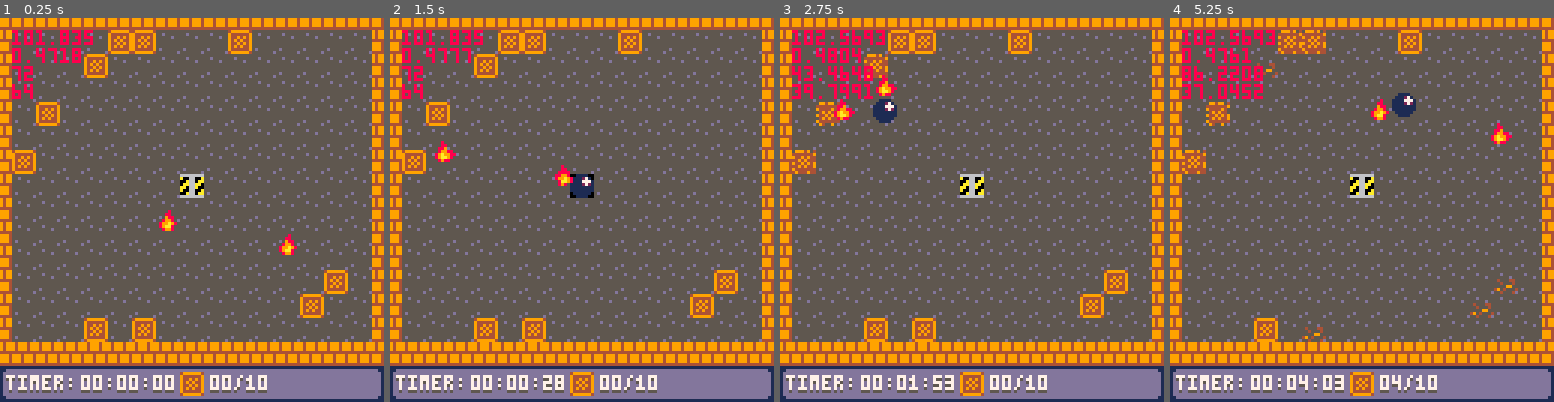
Above: before the commit, frames 1-4 (left to right).
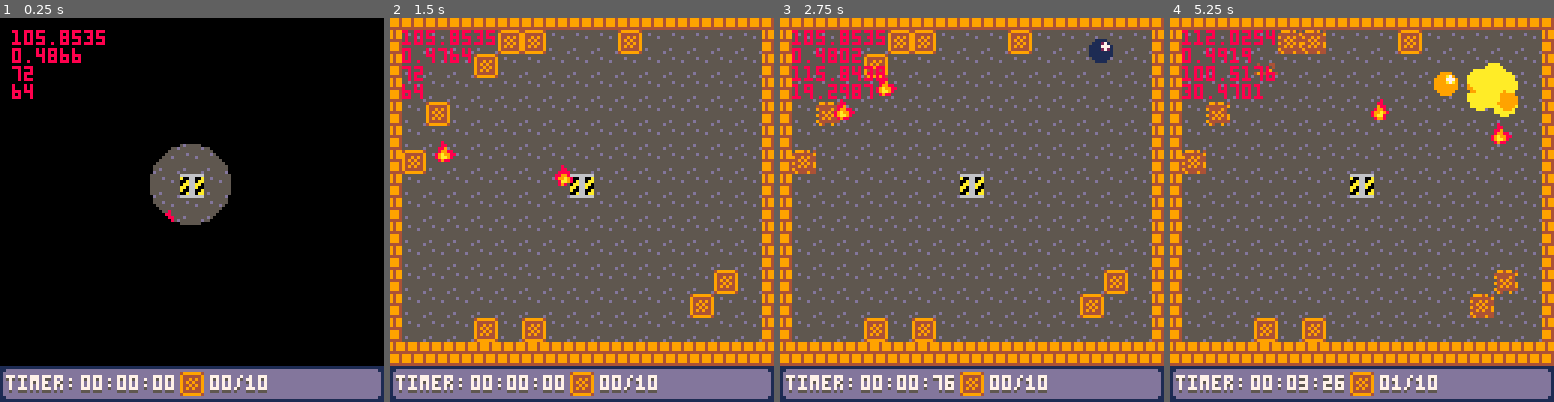
Above: after the commit, the same moments.

Repository: SHKBRD/P8CrateBall
Game: PICO-8 cartridge balltest24.p8
The game is run twice, just before and just after one commit, with the same random seed, the same clock (stepped at 60 frames per second) and the same inputs.
Inputs:
- Up to frame 1 (0.25 s): no input
- Up to frame 2 (1.5 s): tap X (X key) at 0.33, 1.07 s; tap O (Z key) at 0.7 s
- Up to frame 3 (2.75 s): hold Right 1.6-2.1 s; tap O (Z key) at 1.7, 2.1, 2.5 s; tap X (X key) at 1.85 s; hold Up 2.15-2.42 s; hold Right from 2.47 s (still down)
- Up to frame 4 (5.25 s): tap O (Z key) every 0.4 s from 2.9 to 4.9 s; tap X (X key) at 2.97, 4.08, 5.2 s; release Right at 3.03 s; hold Left 3.08-3.58 s; hold Down 3.63-3.97 s; hold Right 4.02-4.68 s; hold Up 4.73-5.03 s; hold Left from 5.08 s (still down)

The runs differ from the first frame. In frame 1, 86% of the frame differs, in the area x 0-100%, y 0-91%; in frame 2, 0.6%; in frame 3, 1.4%; in frame 4, 4.0%.

Commit message:
add transition logic and drawing

Diff:
--- a/balltest24.p8
+++ b/balltest24.p8
@@ -84,10 +84,13 @@
 	--gamestate
 	floor_level = 1
 	floor_won = false
-	play_state = 1
+	play_state = 0
 	cratesbroken = 0
 	cratestotal = 10
 	leave_state = 1
+
+	loadincool = 0
+	loadoutcool = 0
 
 	--trapdoor
 	trpdrx = 0
@@ -361,6 +364,14 @@
 
 end
 
+function loadin_floor_tick()
+	loadincool += 0.0055
+	if loadincool >= 0.25 then
+		loacincool = 0.25
+		play_state = 1
+	end
+end
+
 function start_floor_tick()
 	trpcooldown -= 1
 	if trpcooldown <= 0 then
@@ -429,12 +440,18 @@
 
 	]]
 	elseif leave_state == 4 then
-
+		loadoutcool += 0.0055
+		if loadoutcool >= 0.25 then
+			loacoutcool = 0.25
+			play_state = 5
+		end
 	end
 end
 
 function level_state_process()
-	if play_state == 1 then
+	if play_state == 0 then
+		loadin_floor_tick()
+	elseif play_state == 1 then
 		start_floor_tick()
 	elseif play_state == 2 then
 		playing_floor_tick()
@@ -495,6 +512,15 @@
  end
 end
 
+function draw_transition_elements()
+ poke(0x5f34,0x2)
+ if play_state == 0 then
+	 circfill(75.5, 67.5, 89-cos(loadincool)*89, 0|0x1800)
+	elseif play_state >= 4 then
+		circfill(75.5, 67.5, 88+sin(loadoutcool)*89, 0|0x1800)
+	end
+end
+
 function _draw()
  cls(0)
 
@@ -505,7 +531,7 @@
 
  map(0, 0, 0, 0, 18, 18)
 
-	p_under = play_state == 1 and trpdrx<4
+	p_under = play_state <= 1 and trpdrx<4
 
  if p_under or leave_state >= 3 then
  	draw_players()
@@ -518,8 +544,10 @@
  	draw_trapdoor()
  	draw_players()
  end
-
 	draw_actors()
+
+	draw_transition_elements()
+
  draw_hud()
  end
 
